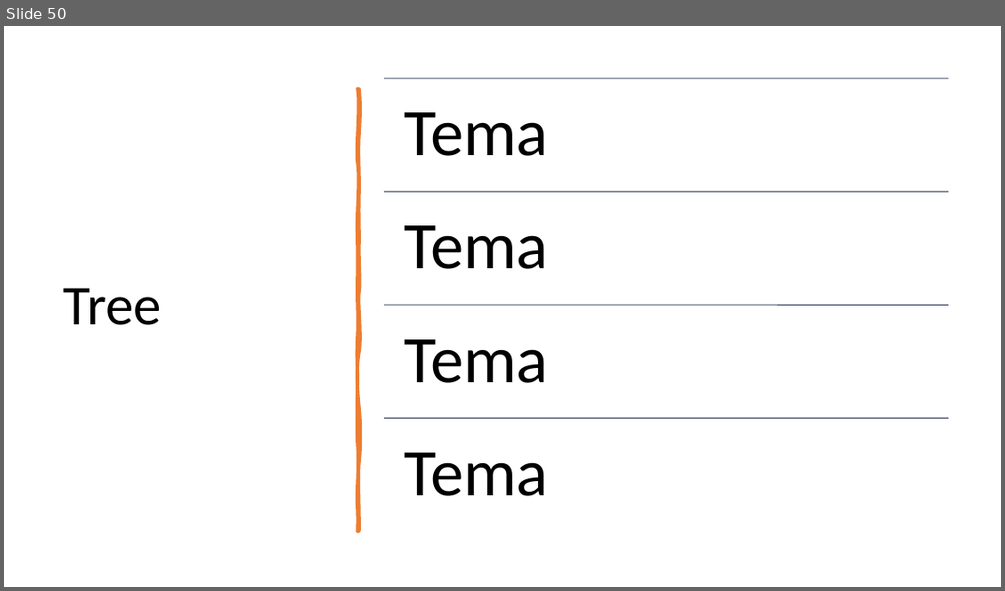
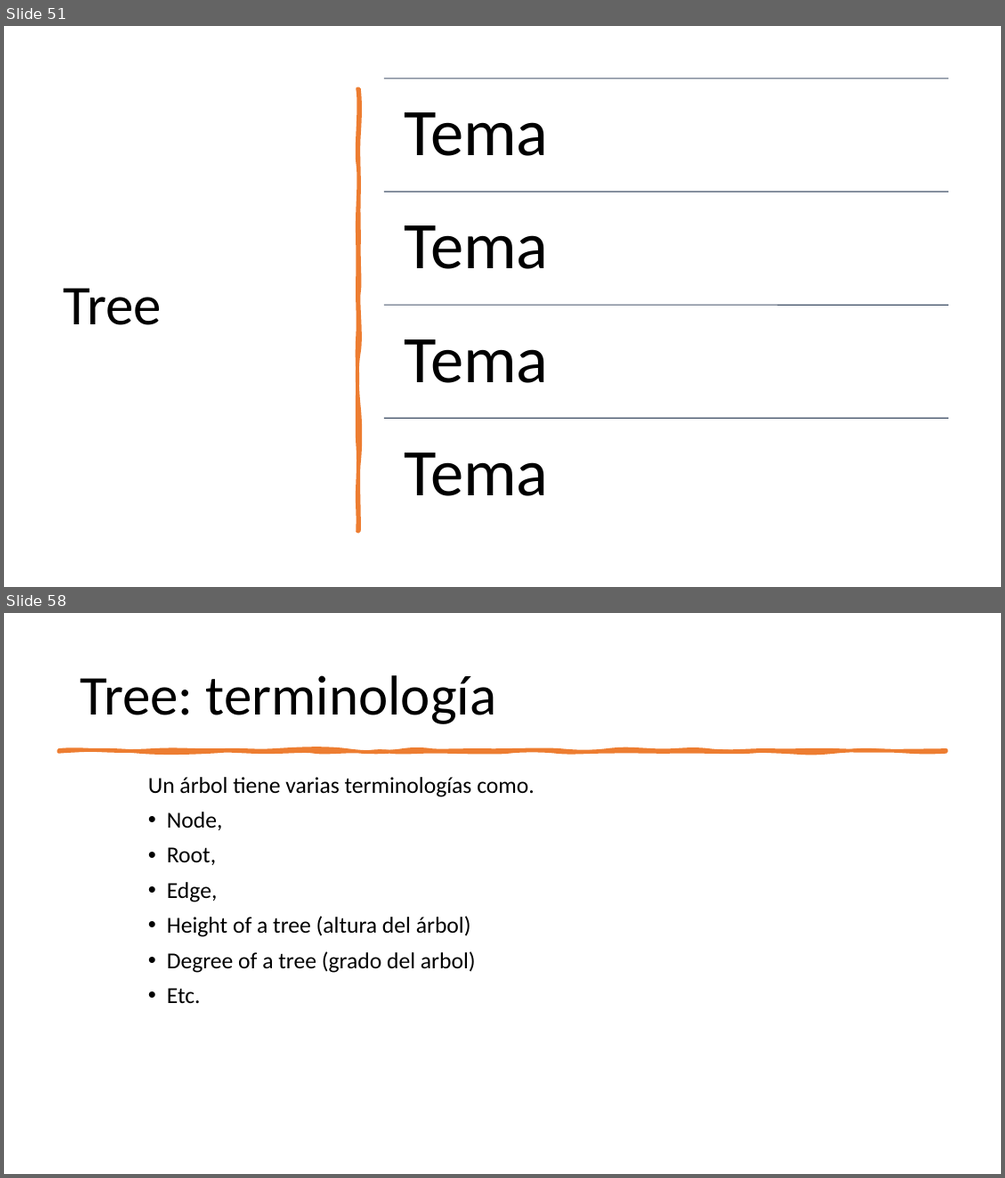
Before and after one commit to ppa-docencia-u/usm-est-datos, a slide deck: presentacion/Estructuras de datos-1.pptx. Shown one above the other, each under a label of ours: slide 50 before the commit, slides 51 and 58 after it; the slides between them are not shown. The pictures are 1005x591 and 1005x1178 pixels, drawn with LibreOffice and Linux fonts; fonts in the diff are those of the drawing. Boxes give left, top, right and bottom in pixels: in the first picture for what was removed or moved away, otherwise in the second. Text is boxed around its words. In the diff, an @@ line names an element or a change of style, - is before the commit and + after.

```diff
--- a/presentacion/Estructuras de datos-1.pptx
+++ b/presentacion/Estructuras de datos-1.pptx
@@ slide 58 added at box(4, 613, 1001, 1174), background #FFFFFF @@
@@ title added at box(80, 675, 496, 724), 54 pt, text #000000 @@
+Tree: terminología
@@ freeform shape added at box(58, 750, 947, 751), fill #ED7D31, outline #ED7D31 3.25 pt @@
@@ text added at box(148, 777, 534, 1003), 22 pt, text #000000 @@
+Un árbol tiene varias terminologías como.
+• Node,
+• Root,
+• Edge,
+• Height of a tree (altura del árbol)
+• Degree of a tree (grado del arbol)
+• Etc.
@@ what was slide 50 is now slide 51 @@
```
Also in this commit, not shown: 1 slide changed, 27 other slides added, 4 other files.
